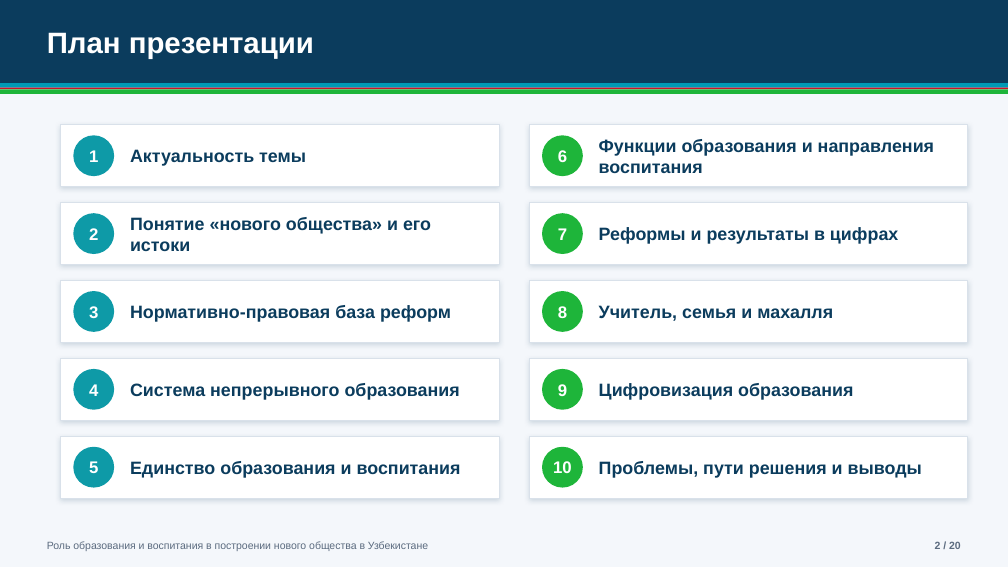
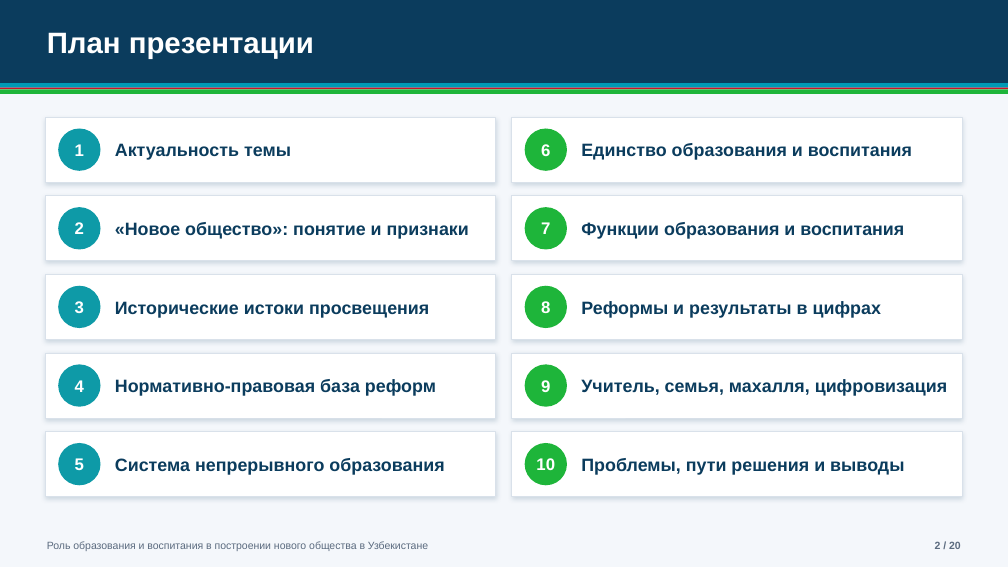
Before and after one commit to muhammadfayzboss-a11y/Prezentatsiyaga, a slide deck: slide 2 of Obrazovanie_i_vospitanie_Novyi_Uzbekistan.pptx. Drawn at 1008x567 pixels with LibreOffice and Linux fonts; fonts in the diff are those of the drawing. Boxes give left, top, right and bottom in pixels: in the first picture for what was removed or moved away, otherwise in the second. Text is boxed around its words. In the diff, an @@ line names an element or a change of style, - is before the commit and + after.

Commit message:
Replace presentation with corrected version
Old version removed. Fixed facts (Constitution art. 1 wording, outdated/unverified statistics replaced with sourced data), broken word and unsupported symbols, text overflow in narrow columns, unattributed quote; added sources and updated README.

```diff
--- a/Obrazovanie_i_vospitanie_Novyi_Uzbekistan.pptx
+++ b/Obrazovanie_i_vospitanie_Novyi_Uzbekistan.pptx
@@ rectangle: place and size @@
-rectangle at box(60, 125, 499, 187)
+rectangle at box(45, 117, 496, 182)
@@ rectangle: place and size @@
-rectangle at box(529, 125, 968, 187)
+rectangle at box(512, 117, 963, 182)
@@ text "Актуальность темы": place and size @@
-text "Актуальность темы" at box(130, 149, 306, 166)
+text "Актуальность темы" at box(115, 143, 291, 160)
@@ 10 ellipses: place and size @@
-10 ellipses at box(73, 135, 583, 488)
+10 ellipses at box(58, 129, 567, 485)
@@ text at box(581, 143, 912, 160): text changed @@
-Функции образования и направления воспитания
+Единство образования и воспитания
@@ rectangle: place and size @@
-rectangle at box(60, 203, 499, 265)
+rectangle at box(45, 196, 496, 261)
@@ rectangle: place and size @@
-rectangle at box(529, 203, 968, 265)
+rectangle at box(512, 196, 963, 261)
@@ text at box(115, 222, 469, 239): text changed @@
-Понятие «нового общества» и его истоки
+«Новое общество»: понятие и признаки
@@ text at box(581, 222, 904, 239): text changed @@
-Единство образования и воспитания
+Функции образования и воспитания
@@ rectangle: place and size @@
-rectangle at box(60, 281, 499, 343)
+rectangle at box(45, 274, 496, 340)
@@ rectangle: place and size @@
-rectangle at box(529, 281, 968, 343)
+rectangle at box(512, 274, 963, 340)
@@ text "Реформы и результаты в цифрах": place and size @@
-text "Реформы и результаты в цифрах" at box(599, 227, 898, 244)
+text "Реформы и результаты в цифрах" at box(581, 301, 881, 318)
@@ text added at box(115, 301, 429, 318), 17 pt, text #0B3C5D, bold @@
+Исторические истоки просвещения
@@ text removed at box(599, 305, 833, 321) @@
-Учитель, семья и махалля
@@ rectangle: place and size @@
-rectangle at box(60, 358, 499, 420)
+rectangle at box(45, 353, 496, 418)
@@ text "Нормативно-правовая база реформ": place and size @@
-text "Нормативно-правовая база реформ" at box(130, 305, 451, 322)
+text "Нормативно-правовая база реформ" at box(115, 379, 436, 396)
@@ rectangle: place and size @@
-rectangle at box(529, 358, 968, 420)
+rectangle at box(512, 353, 963, 418)
@@ text at box(581, 379, 947, 396): text changed @@
-Цифровизация образования
+Учитель, семья, махалля, цифровизация
@@ rectangle: place and size @@
-rectangle at box(60, 436, 499, 498)
+rectangle at box(45, 432, 496, 497)
@@ text "Система непрерывного образования": place and size @@
-text "Система непрерывного образования" at box(130, 383, 460, 400)
+text "Система непрерывного образования" at box(115, 458, 444, 475)
@@ rectangle: place and size @@
-rectangle at box(529, 436, 968, 498)
+rectangle at box(512, 432, 963, 497)
@@ text "Проблемы, пути решения и выводы": place and size @@
-text "Проблемы, пути решения и выводы" at box(599, 461, 922, 478)
+text "Проблемы, пути решения и выводы" at box(581, 458, 904, 475)
```
Also in this commit, not shown: 17 other slides changed, 1 slide added, 1 slide removed, 1 other file.
